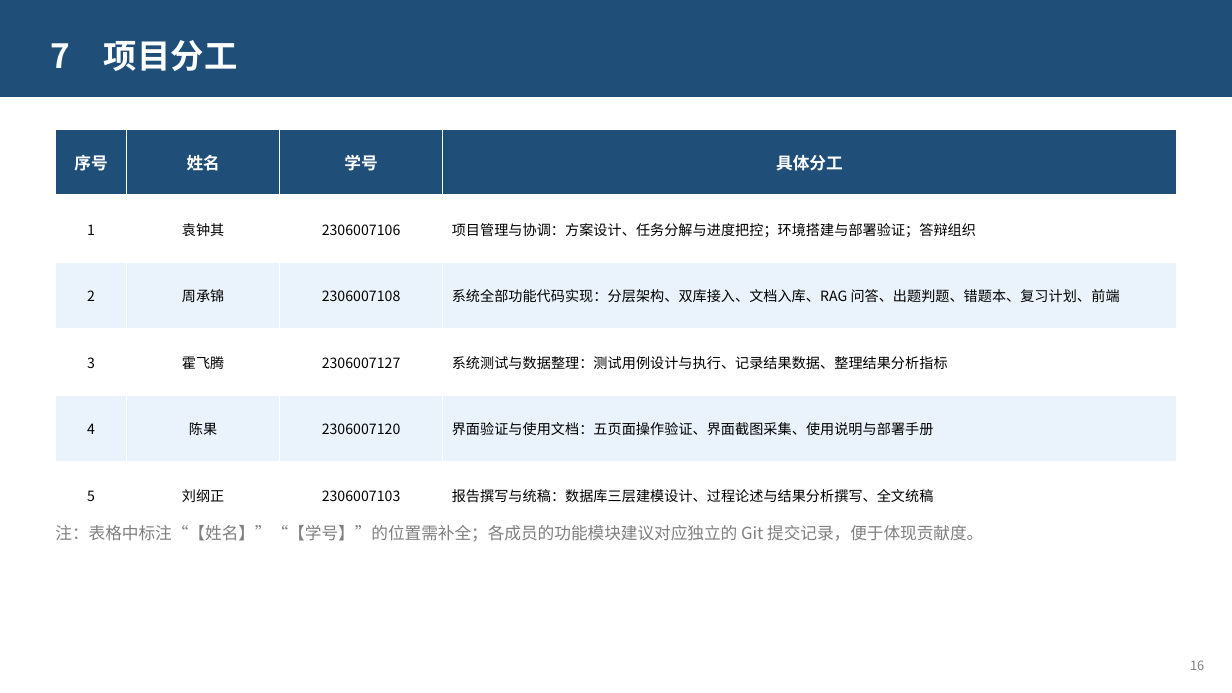
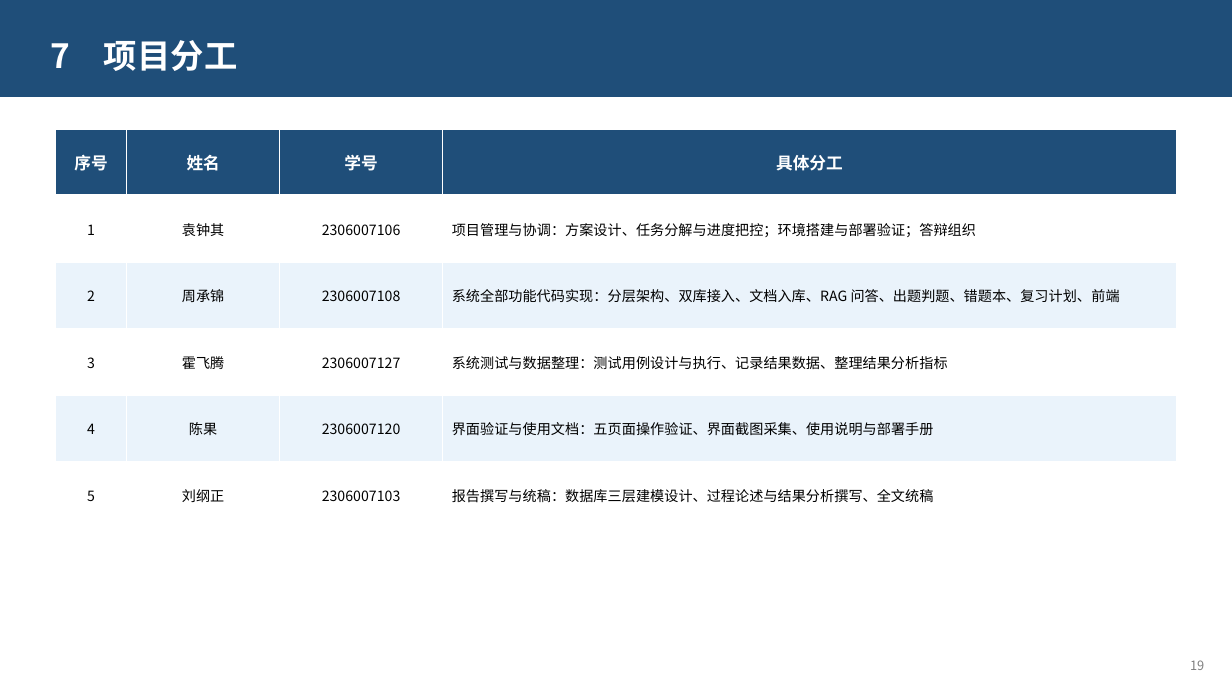
Before and after one commit to xingkongzcj/langchain_agent, a slide deck: slide 18 of defense/智学助手-课程设计答辩.pptx (slide 16 before the commit). Drawn at 1232x693 pixels with LibreOffice and Linux fonts; fonts in the diff are those of the drawing. Boxes give left, top, right and bottom in pixels: in the first picture for what was removed or moved away, otherwise in the second. Text is boxed around its words. In the diff, an @@ line names an element or a change of style, - is before the commit and + after.

```diff
--- a/defense/智学助手-课程设计答辩.pptx
+++ b/defense/智学助手-课程设计答辩.pptx
@@ text removed at bbox=[55, 525, 983, 542] @@
-注：表格中标注“【姓名】”“【学号】”的位置需补全；各成员的功能模块建议对应独立的 Git 提交记录，便于体现贡献度。
```
Also in this commit, not shown: 5 other slides changed, 3 slides added, 1 slide removed.
